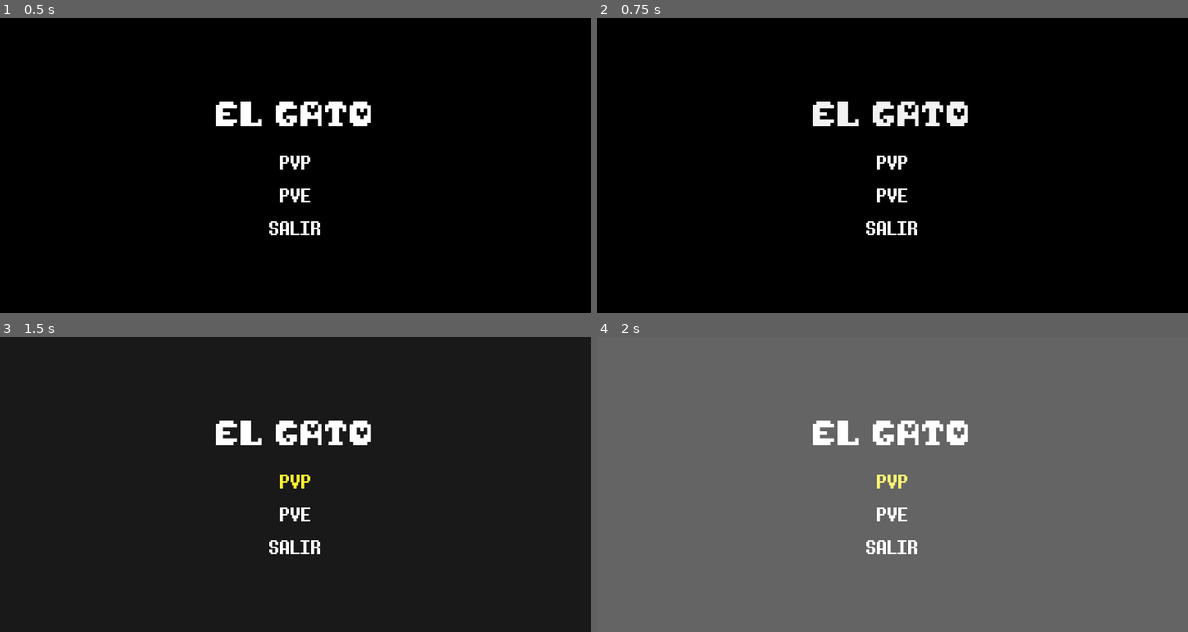
Above: before the commit, frames 1-4 (two rows, left to right).
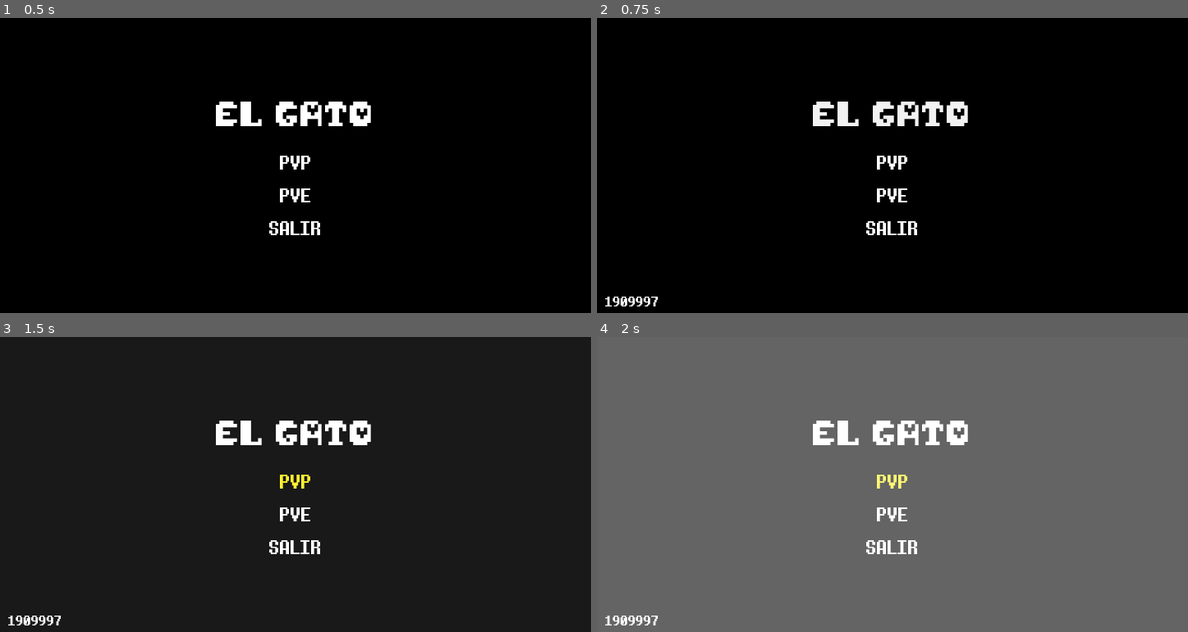
Above: after the commit, the same moments.

Repository: Alan-Santiago226/El_Gato
Game: Godot game, scene res://Scenes/menu.tscn
The game is run twice, just before and just after one commit, with the same random seed, the same clock (stepped at 60 frames per second) and the same inputs.
Inputs:
- Up to frame 1 (0.5 s): no input
- Up to frame 2 (0.75 s): click "el gato" at 0.5 s
- Up to frame 3 (1.5 s): click "PVP" at 1.25 s
- Up to frame 4 (2 s): no input

Frame 1 is identical in both runs. In frame 2, 0.2% of the frame differs, in the area x 1-11%, y 94-98%; in frame 3, 0.2%; in frame 4, 0.2%.

Commit message:
Final Changes (maybe)

Diff:
--- a/Scenes/Modo1.gd
+++ b/Scenes/Modo1.gd
@@ -120,7 +120,7 @@
 		return true
 	return false
 
-func _process(delta):
+func _process(_delta):
 	if Ganador || Empate:
 		$PVP.stop()
 
--- a/Scenes/Modo2.gd
+++ b/Scenes/Modo2.gd
@@ -131,7 +131,7 @@
 		return true
 	return false
 
-func _process(delta):
+func _process(_delta):
 	if Ganador || Empate:
 		$PVE.stop()
 
@@ -261,27 +261,29 @@
 				borde[i] = "0"
 				mejor_puntaje = max(puntaje, mejor_puntaje)
 				if puntaje == 1:
+					mejor_movimiento = i
 					break
 				elif puntaje == 0:
 					movimientos_validos.append(i)
 
 		# Prioridad: Bloquear victoria de "Determinacion" o ganar.
-		if len(movimientos_validos) > 0:
-			mejor_movimiento = movimientos_validos[0]
-		elif mejor_puntaje == 1:
-			for i in range(9):
-				if borde[i] == "0":
-					borde[i] = "Gato"
-					if JugadorGana("Gato"):
-						mejor_movimiento = i
-					borde[i] = "0"
-					if mejor_movimiento >= 0:
-						break
+		if mejor_movimiento < 0:
+			if len(movimientos_validos) > 0:
+				mejor_movimiento = movimientos_validos[0]
+			elif mejor_puntaje == 1:
+				for i in range(9):
+					if borde[i] == "0":
+						borde[i] = "Gato"
+						if JugadorGana("Gato"):
+							mejor_movimiento = i
+						borde[i] = "0"
+						if mejor_movimiento >= 0:
+							break
 		# Prioridad: Centro, esquinas y luego aleatorio.
 		elif borde[4] == "0":
 			mejor_movimiento = 4
-		elif borde[2] == "Determinacion" && borde[5] == "Determinacion":
-			mejor_movimiento = 8
+		#elif borde[2] == "Determinacion" && borde[5] == "Determinacion":
+		#	mejor_movimiento = 8
 		#elif borde[0] == "0":
 		#	mejor_movimiento = 0
 		#elif borde[2] == "0":
@@ -292,16 +294,15 @@
 		#	mejor_movimiento = 8
 		else:
 			var esquinas_disponibles = []
-			for i in [0, 2, 6, 8]:
+			var movimientos_libres = []
+			for i in range(9):
 				if borde[i] == "0":
-					esquinas_disponibles.append(i)
-			if len(esquinas_disponibles) > 0:
+					movimientos_libres.append(i)
+					if i % 2 == 0 && i != 4:
+						esquinas_disponibles.append(i)
+			if esquinas_disponibles.size() > 0:
 				mejor_movimiento = esquinas_disponibles[randi() % len(esquinas_disponibles)]
 			else:
-				var movimientos_libres = []
-				for i in range(9):
-					if borde[i] == "0":
-						movimientos_libres.append(i)
 				mejor_movimiento = movimientos_libres[randi() % len(movimientos_libres)]
 
 		return mejor_puntaje
@@ -317,36 +318,37 @@
 				borde[i] = "0"
 				mejor_puntaje = min(puntaje, mejor_puntaje)
 				if puntaje == -1:
+					mejor_movimiento = i
 					break
 				elif puntaje == 0:
 					movimientos_validos.append(i)
 
 		# Prioridad: Bloquear victoria de "Gato" o ganar.
-		if len(movimientos_validos) > 0:
-			mejor_movimiento = movimientos_validos[0]
-		elif mejor_puntaje == -1:
+		if mejor_movimiento < 0:
+			if len(movimientos_validos) > 0:
+				mejor_movimiento = movimientos_validos[0]
+			elif mejor_puntaje == -1:
+				for i in range(9):
+					if borde[i] == "0":
+						borde[i] = "Determinacion"
+						if JugadorGana("Determinacion"):
+							mejor_movimiento = i
+						borde[i] = "0"
+						if mejor_movimiento >= 0:
+							break
+		elif borde[4] == "0":
+			mejor_movimiento = 4
+		else:
+			var esquinas_disponibles = []
+			var movimientos_libres = []
 			for i in range(9):
 				if borde[i] == "0":
-					borde[i] = "Determinacion"
-					if JugadorGana("Determinacion"):
-						mejor_movimiento = i
-					borde[i] = "0"
-					if mejor_movimiento >= 0:
-						break
-		elif borde[4] == "0":
-			mejor_movimiento = 4
-		else:
-			var esquinas_disponibles = []
-			for i in [0, 2, 6, 8]:
-				if borde[i] == "0":
-					esquinas_disponibles.append(i)
-			if len(esquinas_disponibles) > 0:
+					movimientos_libres.append(i)
+					if i % 2 == 0 && i != 4:
+						esquinas_disponibles.append(i)
+			if esquinas_disponibles:
 				mejor_movimiento = esquinas_disponibles[randi() % len(esquinas_disponibles)]
 			else:
-				var movimientos_libres = []
-				for i in range(9):
-					if borde[i] == "0":
-						movimientos_libres.append(i)
 				mejor_movimiento = movimientos_libres[randi() % len(movimientos_libres)]
 
 		return mejor_puntaje
@@ -362,6 +364,9 @@
 	elif borde[8] == "Determinacion" && borde[6] == "Determinacion" && solucion == true:
 		mejor_movimiento = 7
 		solucion = false
+	elif borde[4] == "Determinacion" && borde[5] == "Determinacion" && solucion == true:
+		mejor_movimiento = 3
+		solucion = false
 	## EXCEPCIONES
 	else:
 		for i in range(9):
@@ -369,18 +374,15 @@
 				borde[i] = "Gato"
 				puntaje = Minimax("Determinacion")
 				borde[i] = "0"
-				if puntaje == 1:
+				if puntaje == 1 || puntaje == 0:
 					#print("puntaje mayor: ", puntaje)
 					mejor_movimiento = i
 					break
 					#Movimientos_Validos.append(i)
 					#if puntaje <= -1:
 					#	break
-				elif puntaje == 0:
-					mejor_movimiento = i
-					break
 				#print(puntaje, " ", i, " ", mejor_puntaje)
-					#print("mejor_movimiento")
+				#print("mejor_movimiento")
 
 	if mejor_movimiento >= 0:
 		print(mejor_puntaje, " Mejor puntaje")
@@ -388,13 +390,8 @@
 	#if mejor_movimiento >= 0:
 		borde[mejor_movimiento] = "Gato"
 		var path : String
-		for i in range(9):
-			if (i >= 0 && i <= 2) && mejor_movimiento == i:
-				path = "Zona/Borde/Fila0/Boton" + str(i)
-			elif (i >= 3 && i <= 5) && mejor_movimiento == i:
-				path = "Zona/Borde/Fila1/Boton" + str(i)
-			elif (i >= 6 && i <= 8) && mejor_movimiento == i:
-				path = "Zona/Borde/Fila2/Boton" + str(i)
+		var fila : int = mejor_movimiento / 3
+		path = "Zona/Borde/Fila" + str(fila) + "/Boton" + str(mejor_movimiento)
 		get_node(path).texture_normal = Gato
 		checar_final()
 		Actualizar_Jugador()
--- a/Scenes/menu.gd
+++ b/Scenes/menu.gd
@@ -7,7 +7,7 @@
 var PVE = false
 
 func _on_el_gato_pressed():
-	pass # Replace with function body.
+	$ID.show()
 
 
 func _on_pvp_pressed():
--- a/Scenes/menu.tscn
+++ b/Scenes/menu.tscn
@@ -161,6 +161,17 @@
 [node name="Audio_T" type="AudioStreamPlayer" parent="Transicion"]
 stream = ExtResource("6_28fdh")
 
+[node name="ID" type="Label" parent="."]
+visible = false
+layout_mode = 0
+offset_left = 10.0
+offset_top = 335.0
+offset_right = 76.0
+offset_bottom = 358.0
+theme_override_fonts/font = ExtResource("1_xaf41")
+text = "1909997"
+vertical_alignment = 1
+
 [connection signal="pressed" from="VBoxMenu/El gato" to="." method="_on_el_gato_pressed"]
 [connection signal="pressed" from="VBoxMenu/VBoxBotones/PVP" to="." method="_on_pvp_pressed"]
 [connection signal="pressed" from="VBoxMenu/VBoxBotones/PVE" to="." method="_on_pve_pressed"]
--- a/project.godot
+++ b/project.godot
@@ -10,10 +10,11 @@
 
 [application]
 
-config/name="Tic Tac Toe"
+config/name="El Gato"
 run/main_scene="res://Scenes/menu.tscn"
 config/features=PackedStringArray("4.1", "GL Compatibility")
-config/icon="res://icon.svg"
+config/icon="res://icon.png"
+config/windows_native_icon="res://Gato.ico"
 
 [display]
 
Binary file added: Gato.ico
Not shown, added: export_presets.cfg
Binary file added: icon.ico
Binary file added: icon.png
Not shown, added: icon.png.import
